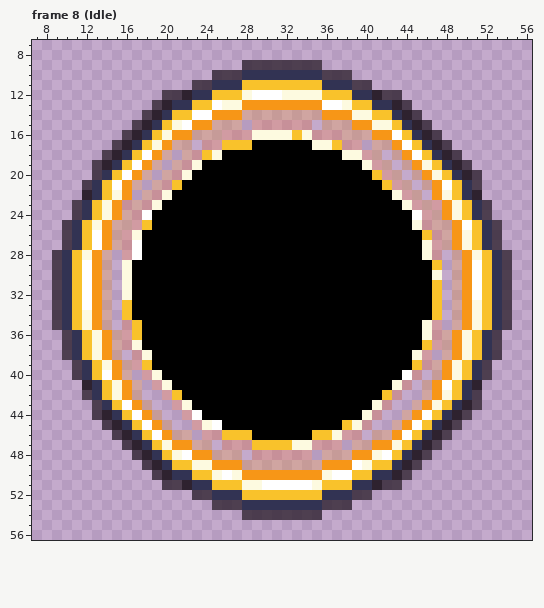
Two states of a pixel-art file, games/Phaser-Snake-Game/public/assets/sprites/blackHole.aseprite. Above is the file before it was changed.
64x64 pixels, 12 frames. Shown: frame 8 (Idle): x 7..56, y 7..56. The commit also changed other frames, which this record leaves out.
Once edited:
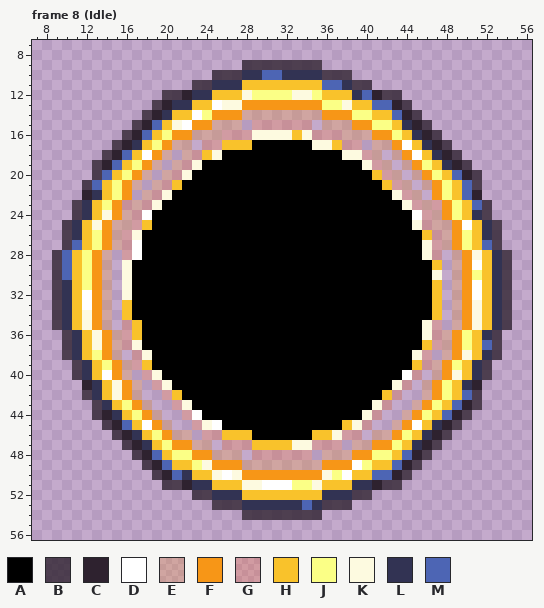
Palette (. is transparent): A #000000  B #2e222fc9  C #2e222f  D #ffffff  E #f796173d  F #f79617  G #fb6b1d3d  H #f9c22b  J #fbff86  K #fdfae0  L #323353  M #4d65b4
Changes in this commit:
--- frame 8 (Idle), layer "edge"
@@ x 7..56 @@
  9 .....................BBBBBBBB.....................
-10 ..................BBBLLLLLLLLBBB..................
-11 ................BBLLLHHHHHHHHLLLBB................
-12 .............BBCLLHHHKDDDKKKKHHHLLCBB.............
-13 ............BCLLHHDKKFFFFFFFFDDKHHLLCB............
-14 ...........BCLHHDDFFFEEEEEEEEFFFKKHHLCB...........
-15 ..........BCLHKDFFEEE.GGGGGG.EEEFFKKHLCB..........
-16 .........BCLHKFFEEEGGGKKKKHKGGGEEEFFDHLCB.........
-17 ........BCLHKFEE.GGHHHAAAAAAKKHGG.EEFDHLCB........
-18 .......BCLHDFE.EGHKAAAAAAAAAAAAKKGE.EFDHLCB.......
-19 ......BCLHDFE.EGKAAAAAAAAAAAAAAAAKGE.EFKHLCB......
-20 ......BLHDFE.EGKAAAAAAAAAAAAAAAAAAHGE.EFKHLCB.....
-21 .....BLHDFE.EGHAAAAAAAAAAAAAAAAAAAAHGE.EFDHLB.....
-22 .....CLHKF.EGKAAAAAAAAAAAAAAAAAAAAAAKGE.FKHLC.....
-23 ....BLHKFGEGKAAAAAAAAAAAAAAAAAAAAAAAAKGEGFKHLB....
-24 ....BLHKFEGDAAAAAAAAAAAAAAAAAAAAAAAAAADGEFKHLB....
+10 ..................BBBLLMMLLLLBBB..................
+11 ................BBLLLHHHHHHHHMMLBB................
+12 .............BBCLLHHHKJJJJKKJHHHLMCBB.............
+13 ............BCLLHHDKKFFFFFFFFJJKHHMMCB............
+14 ...........BCLHHDJFFFEEEEEEEEFFFJJHHMCB...........
+15 ..........BCMHKDFFEEE.GGGGGG.EEEFFJJHLCB..........
+16 .........BCMHJFFEEEGGGKKKKHKGGGEEEFFJHLCB.........
+17 ........BCLHJFEE.GGHHHAAAAAAKKHGG.EEFDHLCB........
+18 .......BCMHDFE.EGHKAAAAAAAAAAAAKKGE.EFDHLCB.......
+19 ......BCMHJFE.EGKAAAAAAAAAAAAAAAAKGE.EFJHLCB......
+20 ......BMHJFE.EGKAAAAAAAAAAAAAAAAAAHGE.EFJHMCB.....
+21 .....BMHJFE.EGHAAAAAAAAAAAAAAAAAAAAHGE.EFJHMB.....
+22 .....CLHJF.EGKAAAAAAAAAAAAAAAAAAAAAAKGE.FJHMC.....
+23 ....BLHJFGEGKAAAAAAAAAAAAAAAAAAAAAAAAKGEGFJHMB....
+24 ....BLHKFEGDAAAAAAAAAAAAAAAAAAAAAAAAAADGEFJHLB....
 25 ...BLHKFEEGHAAAAAAAAAAAAAAAAAAAAAAAAAAKGEEFDHLB...
-26 ...BLHDFEGKAAAAAAAAAAAAAAAAAAAAAAAAAAAAHGEFKHLB...
-27 ...BLHDFEGDAAAAAAAAAAAAAAAAAAAAAAAAAAAAKGEFKHLB...
-28 ..BLHKFE.GDAAAAAAAAAAAAAAAAAAAAAAAAAAAAKG.EFKHLB..
-29 ..BLHDFE.KAAAAAAAAAAAAAAAAAAAAAAAAAAAAAAH.EFDHLB..
-30 ..BLHDFE.KAAAAAAAAAAAAAAAAAAAAAAAAAAAAAAK.EFDHLB..
-31 ..BLHDFE.KAAAAAAAAAAAAAAAAAAAAAAAAAAAAAAH.EFDHLB..
+26 ...BLHJFEGKAAAAAAAAAAAAAAAAAAAAAAAAAAAAHGEFJHLB...
+27 ...BMHJFEGDAAAAAAAAAAAAAAAAAAAAAAAAAAAAKGEFJHMB...
+28 ..BMHJFE.GDAAAAAAAAAAAAAAAAAAAAAAAAAAAAKG.EFKHLB..
+29 ..BMHJFE.KAAAAAAAAAAAAAAAAAAAAAAAAAAAAAAH.EFDHLB..
+30 ..BMHJFE.KAAAAAAAAAAAAAAAAAAAAAAAAAAAAAAK.EFJHLB..
+31 ..BLHJFE.KAAAAAAAAAAAAAAAAAAAAAAAAAAAAAAH.EFDHLB..
 32 ..BLHDFE.KAAAAAAAAAAAAAAAAAAAAAAAAAAAAAAH.EFDHLB..
@@ x 7..56 @@
 35 ..BLHKFE.GHAAAAAAAAAAAAAAAAAAAAAAAAAAAAKG.EFKHLB..
-36 ...BLHKFEGHAAAAAAAAAAAAAAAAAAAAAAAAAAAAKGEFKHLB...
-37 ...BLHKFEGKAAAAAAAAAAAAAAAAAAAAAAAAAAAAHGEFKHLB...
-38 ...BLHKFE.GKAAAAAAAAAAAAAAAAAAAAAAAAAAKG.EFKHLB...
-39 ....BLHKFEGHAAAAAAAAAAAAAAAAAAAAAAAAAAHGEFKHLB....
+36 ...BLHKFEGHAAAAAAAAAAAAAAAAAAAAAAAAAAAAKGEFJHLB...
+37 ...BLHKFEGKAAAAAAAAAAAAAAAAAAAAAAAAAAAAHGEFJHMB...
+38 ...BLHJFE.GKAAAAAAAAAAAAAAAAAAAAAAAAAAKG.EFKHLB...
+39 ....BLHJFEGHAAAAAAAAAAAAAAAAAAAAAAAAAAHGEFJHLB....
 40 ....BLHDFE.GKAAAAAAAAAAAAAAAAAAAAAAAADG.EFKHLB....
-41 .....CLHKFE.GKAAAAAAAAAAAAAAAAAAAAAAKG.EFDHLC.....
-42 .....BLHKFE..GHAAAAAAAAAAAAAAAAAAAAHG..EFKHLB.....
-43 ......BLHDFE..GKAAAAAAAAAAAAAAAAAAKG..EFKHLCB.....
-44 ......BCLHDFE..GDAAAAAAAAAAAAAAAAKG..EFDHLCB......
-45 .......BCLHDFE..GKDAAAAAAAAAAAAHKG..EFDHLCB.......
-46 ........BCLHDFEE.GGHHHAAAAAAHHKGG.EEFDHLCB........
-47 .........BCLHKFFEE.GGGHHHHKKGGG.EEFFKHLCB.........
-48 ..........BCLHKDFFEEE.GGGGGG.EEEFFKDHLCB..........
-49 ...........BCLHHKKFFFEEEEEEEEFFFDKHHLCB...........
-50 ............BCLLHHKDKFFFFFFFFKDDHHLLCB............
-51 .............BBCLLHHHKKDDDDDKHHHLLCBB.............
+41 .....CLHKFE.GKAAAAAAAAAAAAAAAAAAAAAAKG.EFJHLC.....
+42 .....BLHKFE..GHAAAAAAAAAAAAAAAAAAAAHG..EFJHMB.....
+43 ......BLHJFE..GKAAAAAAAAAAAAAAAAAAKG..EFJHMCB.....
+44 ......BCLHJFE..GDAAAAAAAAAAAAAAAAKG..EFJHMCB......
+45 .......BCMHDFE..GKDAAAAAAAAAAAAHKG..EFDHLCB.......
+46 ........BCLHJFEE.GGHHHAAAAAAHHKGG.EEFJHLCB........
+47 .........BCLHJFFEE.GGGHHHHKKGGG.EEFFJHLCB.........
+48 ..........BCMHJJFFEEE.GGGGGG.EEEFFJJHMCB..........
+49 ...........BCMHHJKFFFEEEEEEEEFFFDJHHMCB...........
+50 ............BCMLHHKDKFFFFFFFFKJDHHMMCB............
+51 .............BBCLLHHHKKDDDJJKHHHLLCBB.............
 52 ................BBLLLHHHHHHHHLLLBB................
-53 ..................BBBLLLLLLLLBBB..................
+53 ..................BBBLLLLLLMLBBB..................
 54 .....................BBBBBBBB.....................
